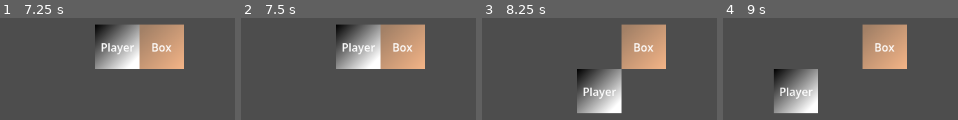
Above: before the commit, frames 1-4 (left to right).
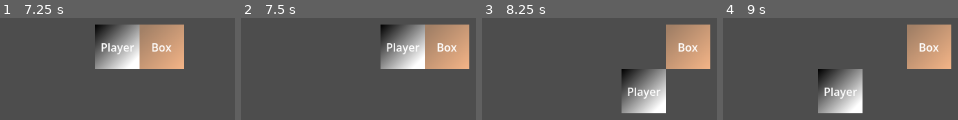
Above: after the commit, the same moments.

Repository: djohoe28/ggj-2026
Game: Godot game, scene res://scenes/game.tscn
Same seed, same stepped clock (60 frames per second), same inputs: the game is played once before the commit and once after it.
Inputs:
- Up to frame 1 (7.25 s): tap Enter at 0.5, 2, 3.5 s; hold Right (ui_right) 0.53-1.28 s; tap Space at 1.25, 2.75, 4.25 s; hold Down (ui_down) 1.28-2.03 s; hold Right (ui_right) 2.03-2.78 s; hold Up (ui_up) 2.78-3.53 s; hold Left (ui_left) 3.53-5.03 s; hold Down (ui_down) 5.03-5.78 s; hold Right (ui_right) 5.78-6.53 s; hold Up (ui_up) from 6.53 s (still down)
- Up to frame 2 (7.5 s): release Up (ui_up) at 7.28 s; hold Right (ui_right) from 7.28 s (still down)
- Up to frame 3 (8.25 s): release Right (ui_right) at 8.03 s; hold Down (ui_down) from 8.03 s (still down)
- Up to frame 4 (9 s): release Down (ui_down) at 8.78 s; hold Left (ui_left) from 8.78 s (still down)

Frame 1 is identical in both runs. In frame 2, 24% of the frame differs, in the area x 40-98%, y 5-50%; in frame 3, 31%, in the area x 40-98%, y 5-94%; in frame 4, 31%.

Commit message:
Update box.tscn

Diff:
--- a/scenes/box.tscn
+++ b/scenes/box.tscn
@@ -1,22 +1,27 @@
 [gd_scene format=3 uid="uid://cy0d0eawwe6tb"]
 
 [ext_resource type="Shape2D" uid="uid://dd0fnbcv7ao6d" path="res://assets/grid_block_shape.tres" id="1_3inec"]
+[ext_resource type="Script" uid="uid://c3k1vcedk3as3" path="res://scripts/movable.gd" id="1_ks2v0"]
 
-[sub_resource type="Gradient" id="Gradient_3inec"]
+[sub_resource type="Gradient" id="Gradient_ks2v0"]
 colors = PackedColorArray(0.63529414, 0.5019608, 0.4, 1, 0.9529412, 0.7058824, 0.5294118, 1)
 
 [sub_resource type="GradientTexture2D" id="GradientTexture2D_ks2v0"]
-gradient = SubResource("Gradient_3inec")
+gradient = SubResource("Gradient_ks2v0")
 fill_from = Vector2(0.074652776, 0.07118055)
 fill_to = Vector2(0.984375, 1)
 
-[node name="Box" type="StaticBody2D" unique_id=18686666 groups=["Pushable"]]
+[node name="Box" type="StaticBody2D" unique_id=18686666]
+script = ExtResource("1_ks2v0")
 
 [node name="Sprite2D" type="Sprite2D" parent="." unique_id=1700293775]
 texture = SubResource("GradientTexture2D_ks2v0")
 
 [node name="CollisionShape2D" type="CollisionShape2D" parent="." unique_id=1953014327]
 shape = ExtResource("1_3inec")
+
+[node name="RayCast2D" type="RayCast2D" parent="." unique_id=1142458690]
+target_position = Vector2(0, 64)
 
 [node name="Label" type="Label" parent="." unique_id=693997962]
 anchors_preset = 15
